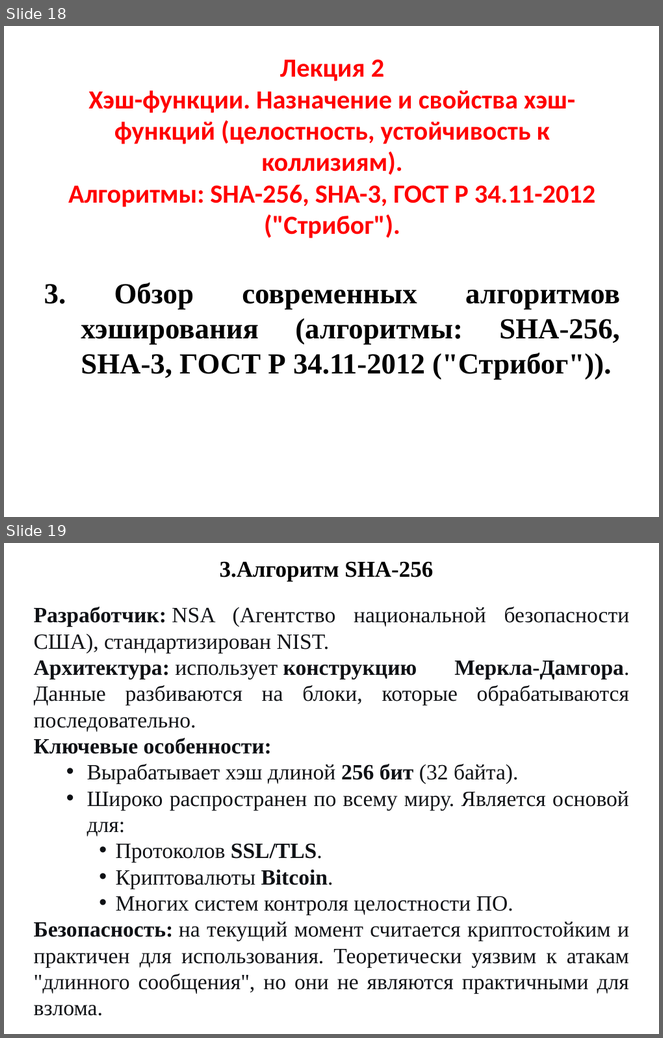
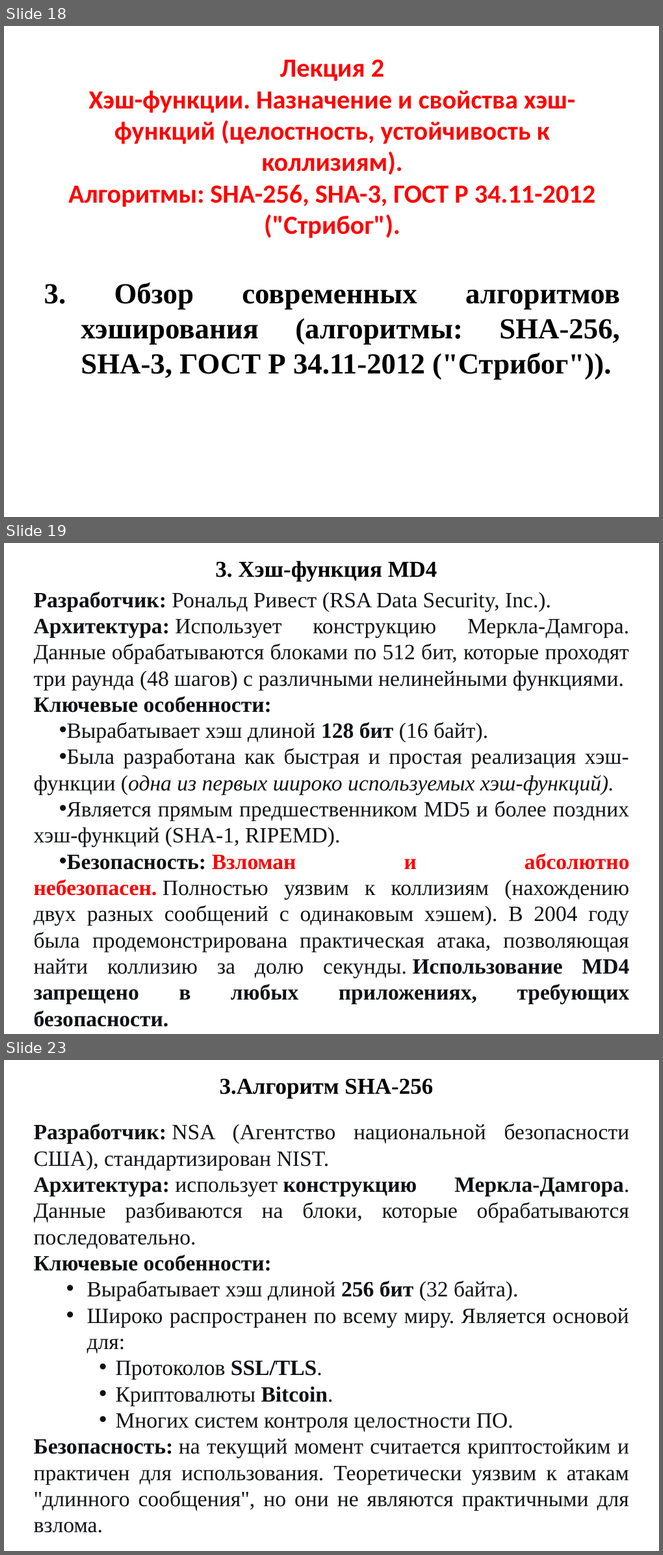
Before and after one commit to dimentoor/university_course, a slide deck: Part_2/Лекция 2.pptx. Shown one above the other, each under a label of ours: slides 18 and 19 before the commit, slides 18, 19 and 23 after it; the slides between them are not shown. The pictures are 663x1038 and 663x1555 pixels, drawn with LibreOffice and Linux fonts; fonts in the diff are those of the drawing. Boxes give left, top, right and bottom in pixels: in the first picture for what was removed or moved away, otherwise in the second. Text is boxed around its words. In the diff, an @@ line names an element or a change of style, - is before the commit and + after.

```diff
--- a/Part_2/Лекция 2.pptx
+++ b/Part_2/Лекция 2.pptx
@@ slide 19 added at <box>4,543,659,1034</box>, background #FFFFFF @@
@@ text added at <box>215,561,438,582</box>, 25 pt, text #000000, bold @@
+3. Хэш-функция MD4
@@ text added at <box>34,592,630,1027</box>, 24 pt, text #0F1115 @@
+Разработчик: Рональд Ривест (RSA Data Security, Inc.).
+Архитектура: Использует конструкцию Меркла-Дамгора. Данные обрабатываются блоками по 512 бит, которые проходят три раунда (48 шагов) с различными нелинейными функциями.
+Ключевые особенности:
+• Вырабатывает хэш длиной 128 бит (16 байт).
+• Была разработана как быстрая и простая реализация хэш-функции (одна из первых широко используемых хэш-функций).
+• Является прямым предшественником MD5 и более поздних хэш-функций (SHA-1, RIPEMD).
+• Безопасность: Взломан и абсолютно небезопасен. Полностью уязвим к коллизиям (нахождению двух разных сообщений с одинаковым хэшем). В 2004 году была продемонстрирована практическая атака, позволяющая найти коллизию за долю секунды. Использование MD4 запрещено в любых приложениях, требующих безопасности.
@@ what was slide 19 is now slide 23 @@
```
Also in this commit, not shown: 2 slides changed, 3 other slides added.
